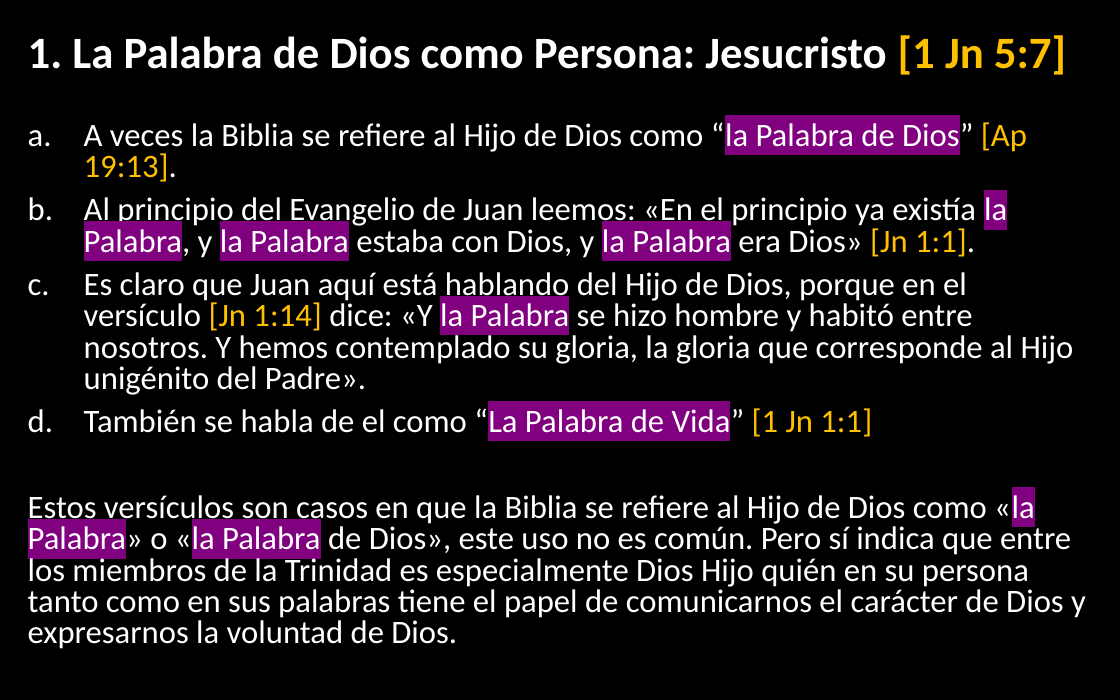
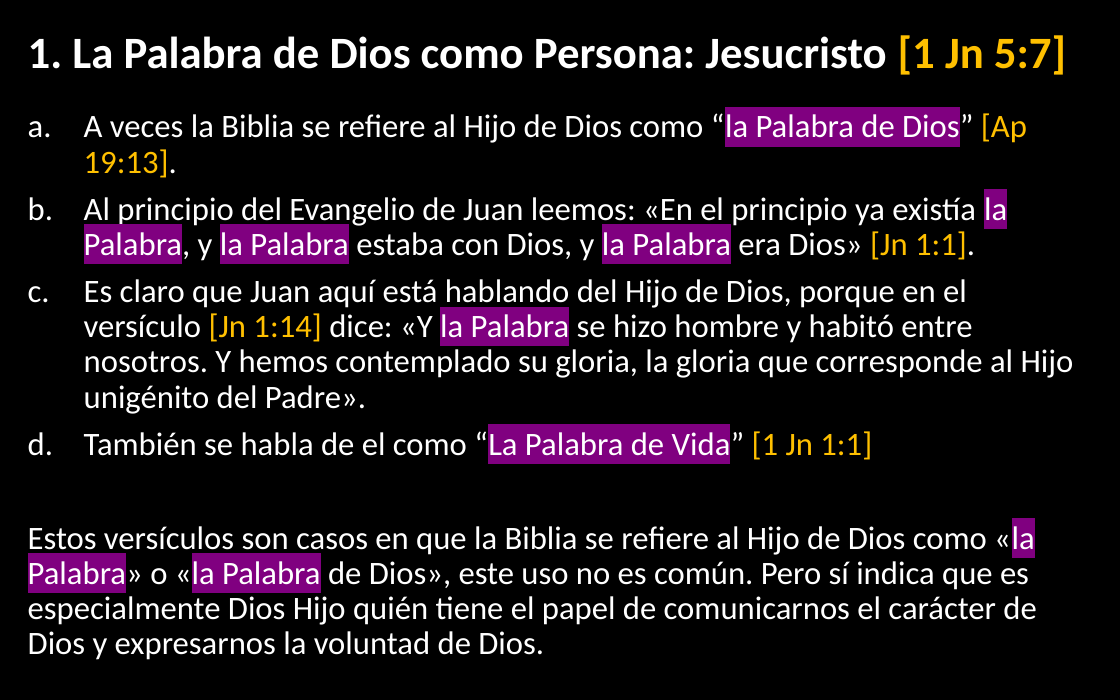
Before and after one commit to CreyTuning/documents, a slide deck: slide 3 of slideshow/Teologia Sistematica y Biblica - Myer Pearlman/Clases/2. La Palabra de Dios.pptx. Drawn at 1120x700 pixels with LibreOffice and Linux fonts; fonts in the diff are those of the drawing. Boxes give left, top, right and bottom in pixels: in the first picture for what was removed or moved away, otherwise in the second. Text is boxed around its words. In the diff, an @@ line names an element or a change of style, - is before the commit and + after.

```diff
--- a/slideshow/Teologia Sistematica y Biblica - Myer Pearlman/Clases/2. La Palabra de Dios.pptx
+++ b/slideshow/Teologia Sistematica y Biblica - Myer Pearlman/Clases/2. La Palabra de Dios.pptx
@@ text at bbox=[84, 111, 1074, 463]: line spacing 0.8 to 0.9 @@
@@ text at bbox=[28, 522, 1036, 660]: text changed @@
-Estos versículos son casos en que la Biblia se refiere al Hijo de Dios como «la Palabra» o «la Palabra de Dios», este uso no es común. Pero sí indica que entre los miembros de la Trinidad es especialmente Dios Hijo quién en su persona tanto como en sus palabras tiene el papel de comunicarnos el carácter de Dios y expresarnos la voluntad de Dios.
+Estos versículos son casos en que la Biblia se refiere al Hijo de Dios como «la Palabra» o «la Palabra de Dios», este uso no es común. Pero sí indica que es especialmente Dios Hijo quién tiene el papel de comunicarnos el carácter de Dios y expresarnos la voluntad de Dios.
```
Also in this commit, not shown: 1 other slide changed, 1 other file.
